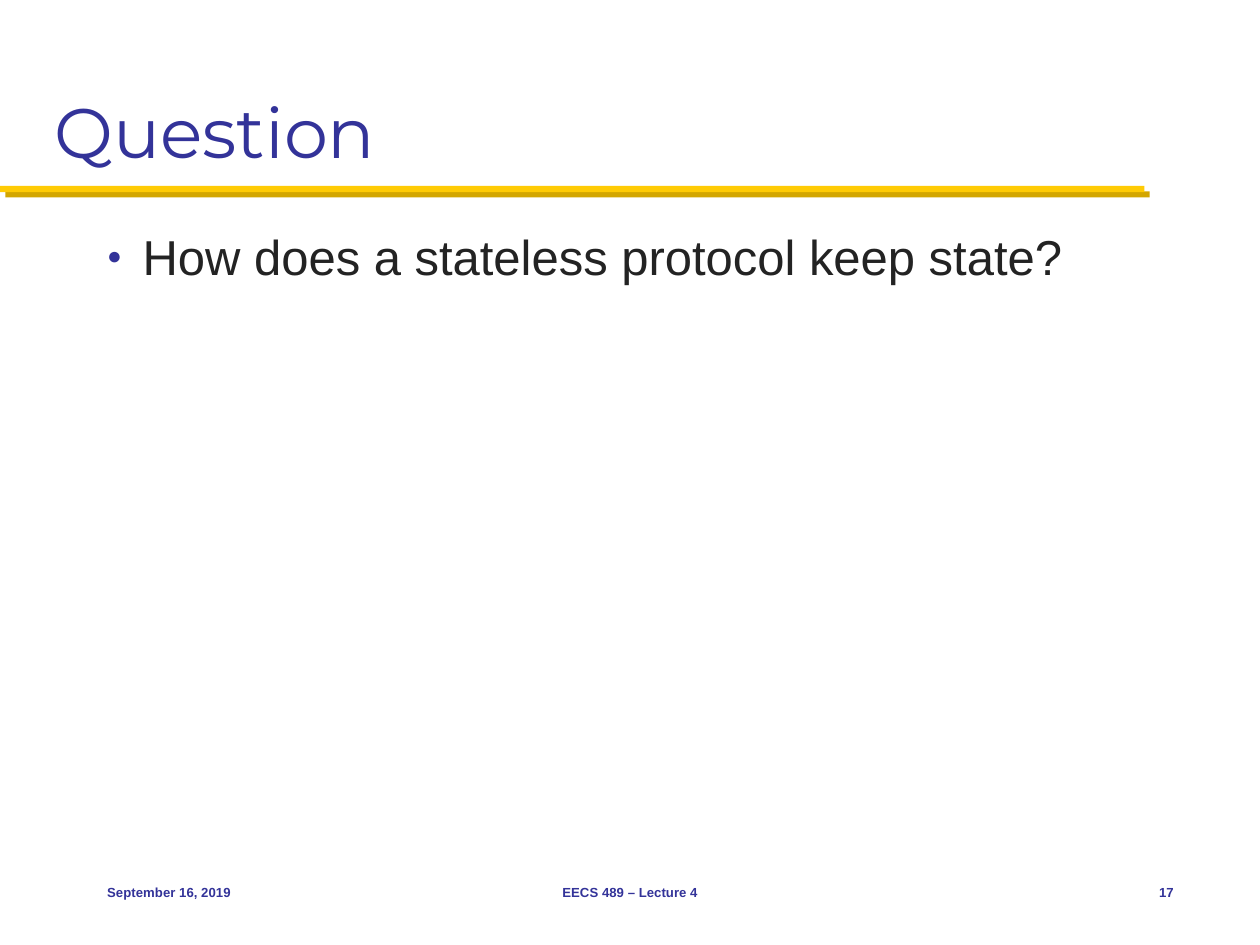
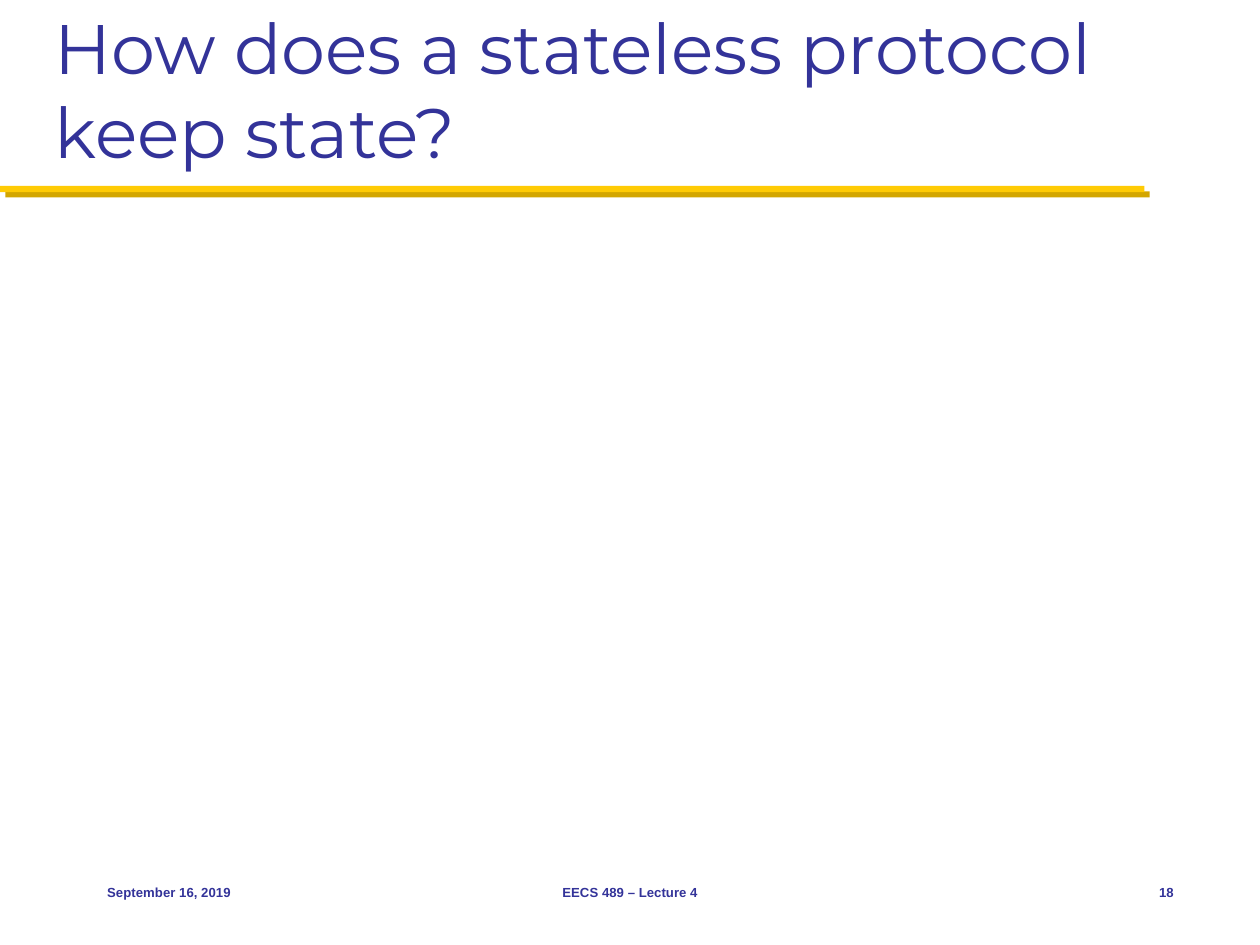
Before and after one commit to mosharaf/eecs489, a slide deck: slide 18 of Slides/091619.pptx (slide 17 before the commit). Drawn at 1260x945 pixels with LibreOffice and Linux fonts; fonts in the diff are those of the drawing. Boxes give left, top, right and bottom in pixels: in the first picture for what was removed or moved away, otherwise in the second. Text is boxed around its words. In the diff, an @@ line names an element or a change of style, - is before the commit and + after.

```diff
--- a/Slides/091619.pptx
+++ b/Slides/091619.pptx
@@ title at [55,22,1092,172]: text changed @@
-Question
+How does a stateless protocol keep state?
@@ text removed at [143,239,1062,285] @@
-● How does a stateless protocol keep state?
@@ page number at [1159,888,1174,897]: text changed @@
-17
+18
```
Also in this commit, not shown: 9 other slides changed, 1 slide added.
